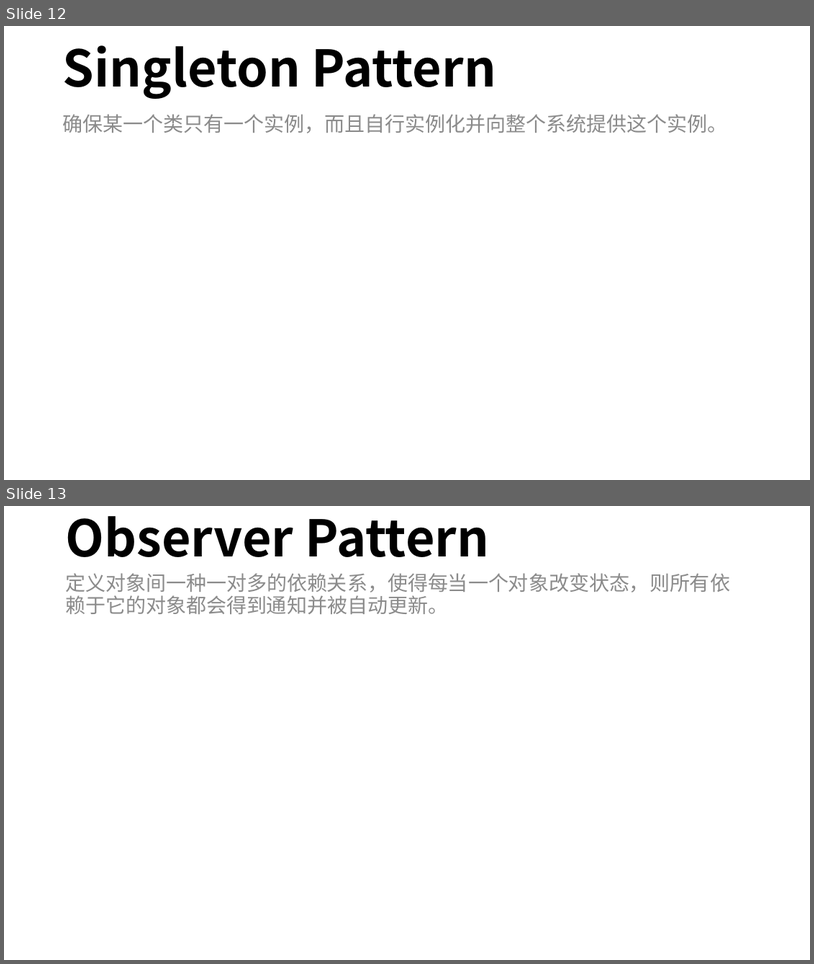
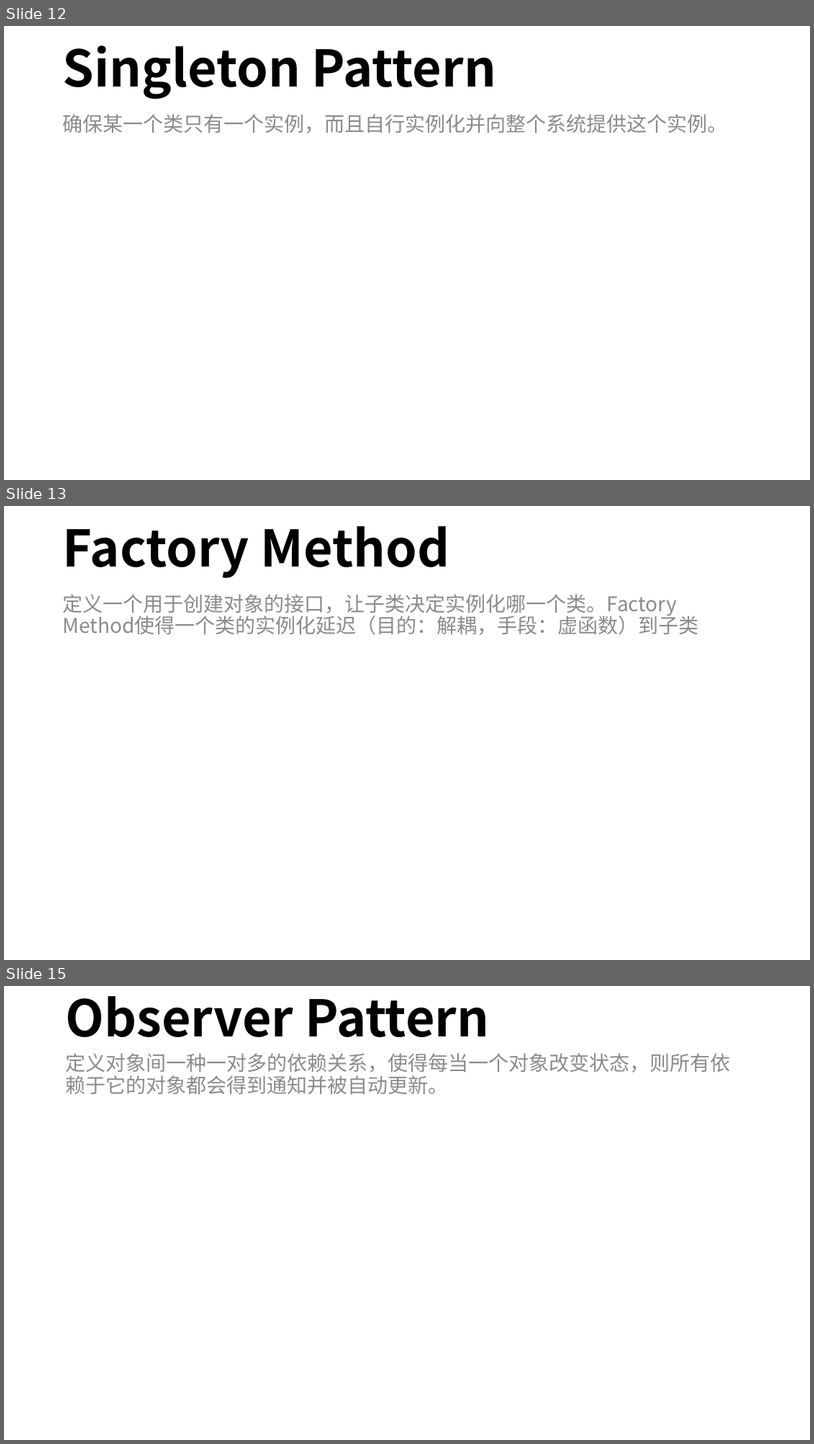
Before and after one commit to mshandle/GStar, a slide deck: Document/les2/les2.pptx. Shown one above the other, each under a label of ours: slides 12 and 13 before the commit, slides 12, 13 and 15 after it; the slides between them are not shown. The pictures are 814x964 and 814x1444 pixels, drawn with LibreOffice and Linux fonts; fonts in the diff are those of the drawing. Boxes give left, top, right and bottom in pixels: in the first picture for what was removed or moved away, otherwise in the second. Text is boxed around its words. In the diff, an @@ line names an element or a change of style, - is before the commit and + after.

```diff
--- a/Document/les2/les2.pptx
+++ b/Document/les2/les2.pptx
@@ slide 13 added at [4,506,810,960], background #FFFFFF @@
@@ title added at [63,526,450,578], 60 pt, text #000000, bold @@
+Factory Method
@@ text added at [63,594,700,635], 24 pt, text #8C8C8C @@
+定义一个用于创建对象的接口，让子类决定实例化哪一个类。Factory Method使得一个类的实例化延迟（目的：解耦，手段：虚函数）到子类
@@ what was slide 13 is now slide 15 @@
```
Also in this commit, not shown: 1 slide changed, 6 other slides added, 3 slides removed, 12 other files.
